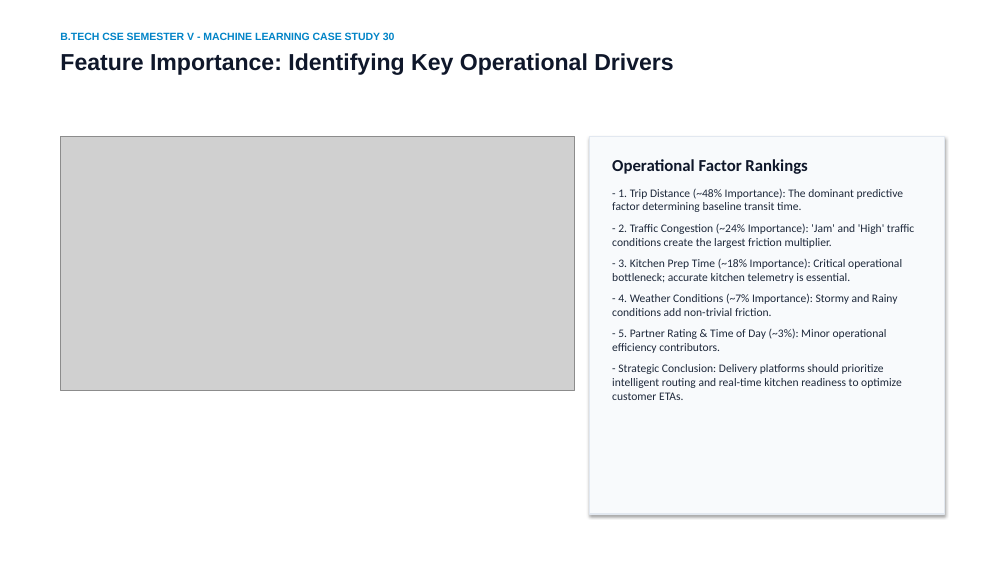
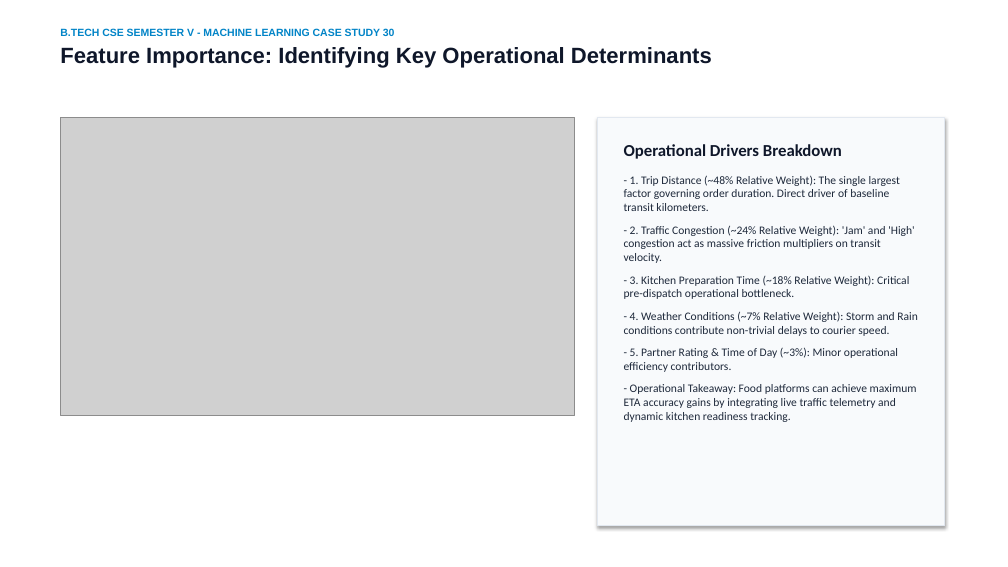
Before and after one commit to Rizwan2611/food-delivery-time-prediction, a slide deck: slide 12 of Food_Delivery_Time_Prediction_Presentation.pptx. Drawn at 1008x567 pixels with LibreOffice and Linux fonts; fonts in the diff are those of the drawing; grey boxes stand for pictures. Boxes give left, top, right and bottom in pixels: in the first picture for what was removed or moved away, otherwise in the second. Text is boxed around its words. In the diff, an @@ line names an element or a change of style, - is before the commit and + after.

```diff
--- a/Food_Delivery_Time_Prediction_Presentation.pptx
+++ b/Food_Delivery_Time_Prediction_Presentation.pptx
@@ text at box(60, 28, 395, 36): less space between paragraphs @@
@@ text at box(60, 47, 712, 68): text changed; size 22 to 21 pt @@
-Feature Importance: Identifying Key Operational Drivers
+Feature Importance: Identifying Key Operational Determinants
@@ picture: place and size @@
-picture at box(60, 136, 575, 391)
+picture at box(60, 117, 575, 416)
@@ rectangle: place and size @@
-rectangle at box(590, 136, 945, 514)
+rectangle at box(597, 117, 945, 526)
@@ text "Operational Drivers Breakdown": place and size @@
-text "Operational Drivers Breakdown" at box(612, 159, 914, 400)
+text "Operational Drivers Breakdown" at box(624, 144, 918, 422)
@@ text at box(624, 144, 918, 336): text changed @@
-Operational Factor Rankings
-- 1. Trip Distance (~48% Importance): The dominant predictive factor determining baseline transit time.
-- 2. Traffic Congestion (~24% Importance): 'Jam' and 'High' traffic conditions create the largest friction multiplier.
-- 3. Kitchen Prep Time (~18% Importance): Critical operational bottleneck; accurate kitchen telemetry is essential.
-- 4. Weather Conditions (~7% Importance): Stormy and Rainy conditions add non-trivial friction.
+Operational Drivers Breakdown
+- 1. Trip Distance (~48% Relative Weight): The single largest factor governing order duration. Direct driver of baseline transit kilometers.
+- 2. Traffic Congestion (~24% Relative Weight): 'Jam' and 'High' congestion act as massive friction multipliers on transit velocity.
+- 3. Kitchen Preparation Time (~18% Relative Weight): Critical pre-dispatch operational bottleneck.
+- 4. Weather Conditions (~7% Relative Weight): Storm and Rain conditions contribute non-trivial delays to courier speed.
@@ text at box(624, 347, 898, 372): more space between paragraphs @@
@@ text at box(624, 384, 917, 422): text changed @@
-- Strategic Conclusion: Delivery platforms should prioritize intelligent routing and real-time kitchen readiness to optimize customer ETAs.
+- Operational Takeaway: Food platforms can achieve maximum ETA accuracy gains by integrating live traffic telemetry and dynamic kitchen readiness tracking.
```
Also in this commit, not shown: 10 other slides changed, 5 slides added, 5 slides removed, 14 other files.
